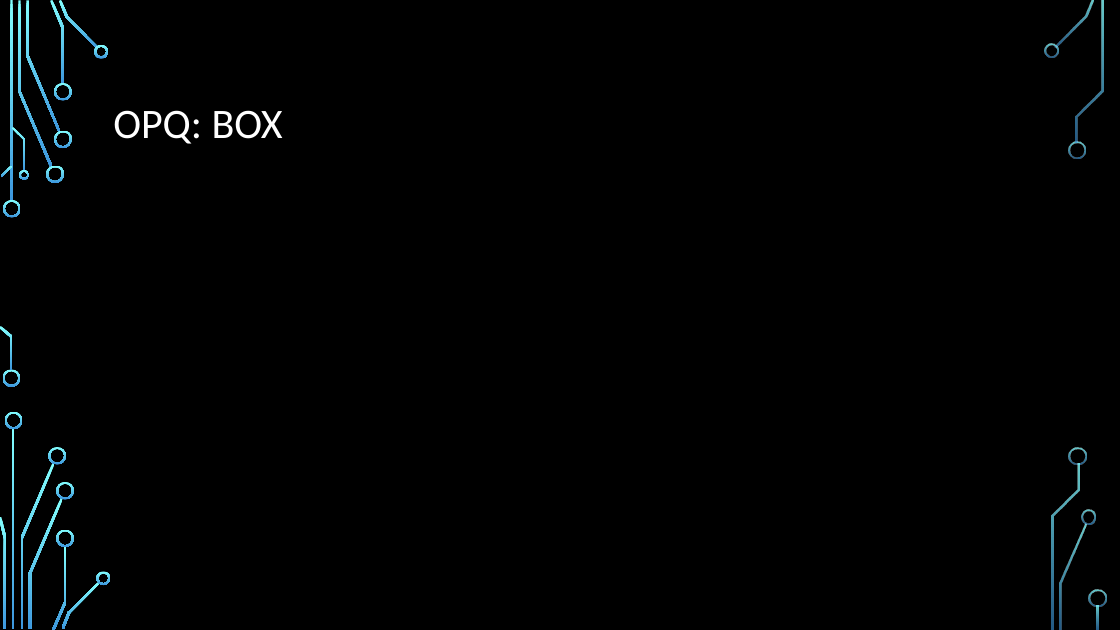
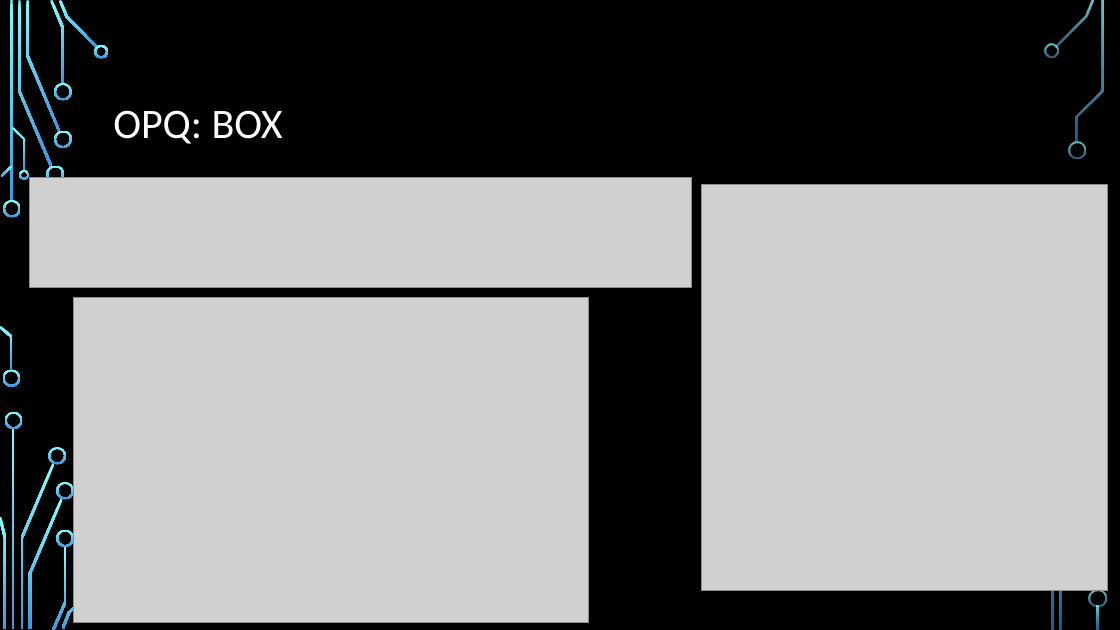
Before and after one commit to anthonyjchriste/dissertation-defense, a slide deck: slide 12 of christe_anthony_defense.pptx. Drawn at 1120x630 pixels with LibreOffice and Linux fonts; fonts in the diff are those of the drawing; grey boxes stand for pictures; background and template pictures are left out. Boxes give left, top, right and bottom in pixels: in the first picture for what was removed or moved away, otherwise in the second. Text is boxed around its words. In the diff, an @@ line names an element or a change of style, - is before the commit and + after.

Commit message:
Updates

```diff
--- a/christe_anthony_defense.pptx
+++ b/christe_anthony_defense.pptx
@@ picture added at (29, 178, 692, 288) @@
@@ picture added at (702, 185, 1107, 591) @@
@@ picture added at (74, 297, 588, 623) @@
@@ freeform shape removed at (1070, 447, 1087, 465) @@
@@ freeform shape removed at (1082, 510, 1096, 524) @@
@@ freeform shape removed at (97, 571, 111, 585) @@
```
Also in this commit, not shown: 3 other slides changed.
